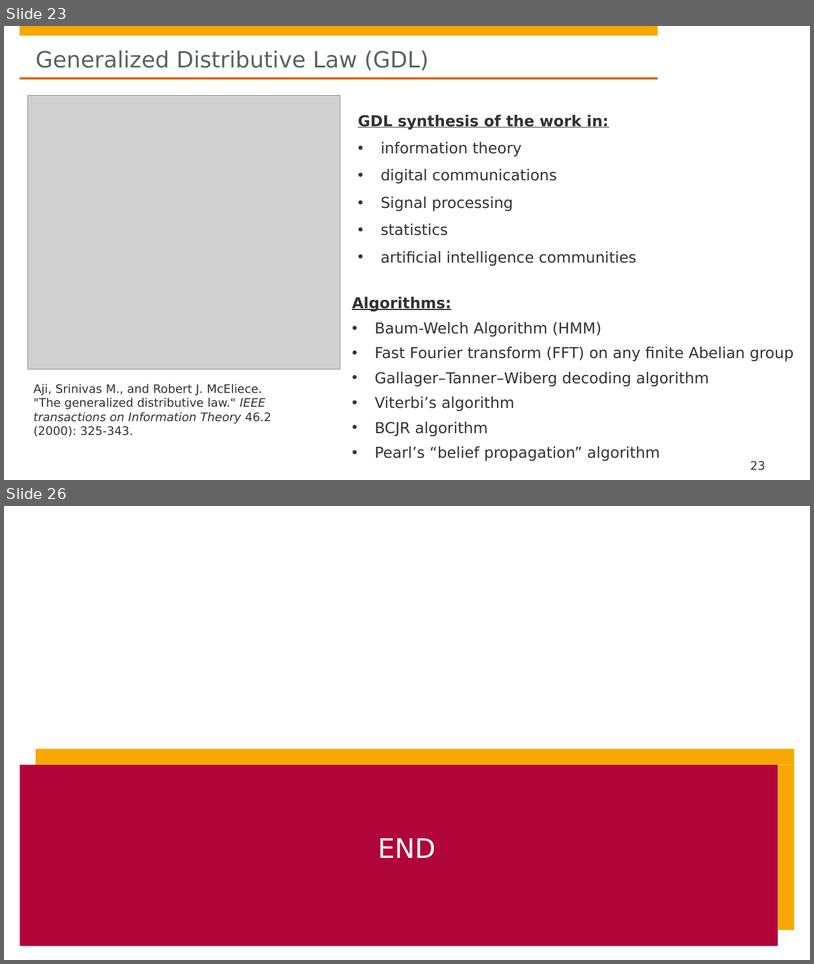
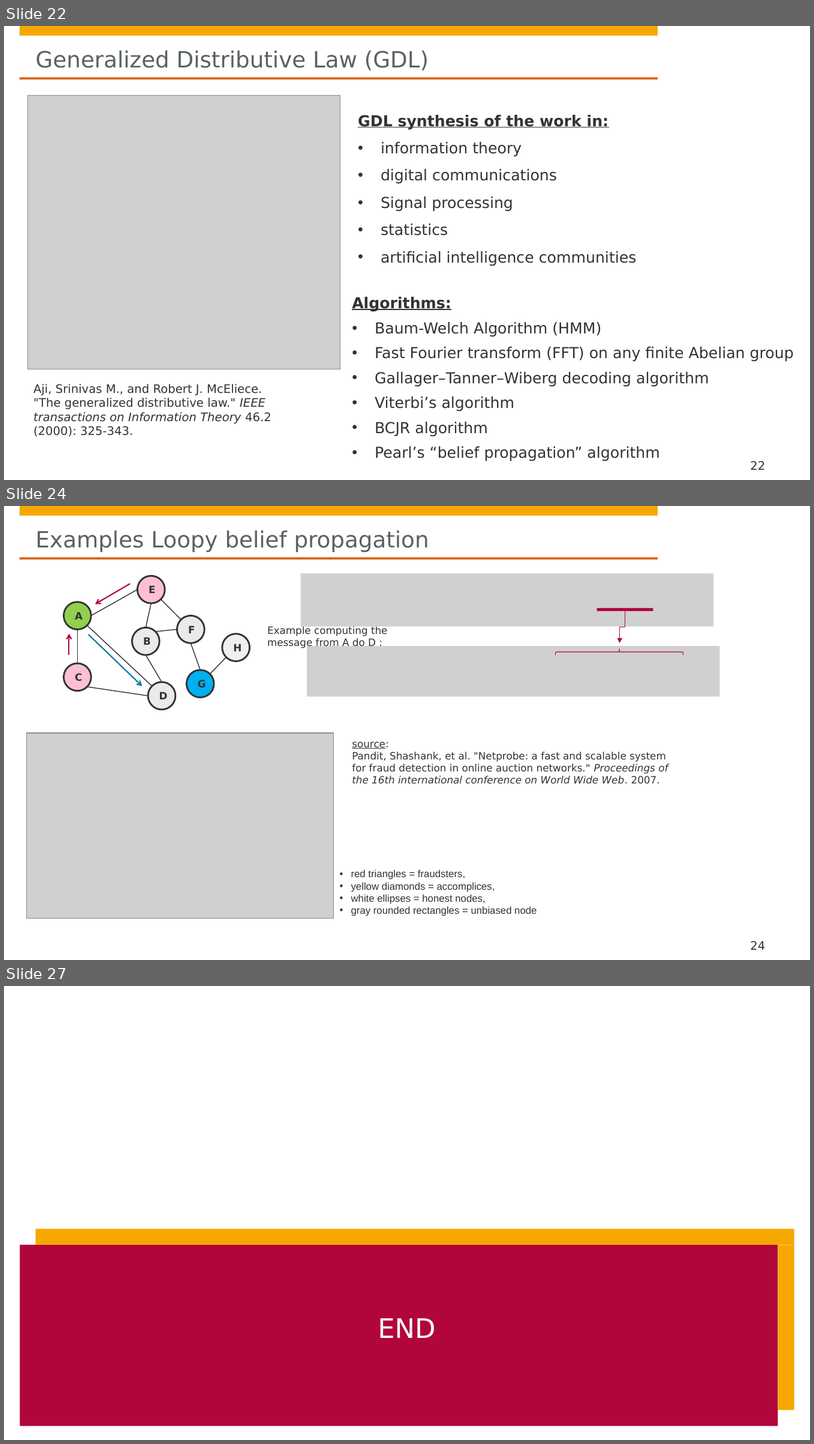
Before and after one commit to hpi-sam/GNN-Course-2020, a slide deck: 4. Messaging Passing for Node Classification.pptx. Shown one above the other, each under a label of ours: slides 23 and 26 before the commit, slides 22, 24 and 27 after it; the slides between them are not shown. The pictures are 814x964 and 814x1444 pixels, drawn with LibreOffice and Linux fonts; fonts in the diff are those of the drawing; grey boxes stand for pictures; background and template pictures are left out. Boxes give left, top, right and bottom in pixels: in the first picture for what was removed or moved away, otherwise in the second. Text is boxed around its words. In the diff, an @@ line names an element or a change of style, - is before the commit and + after.

Commit message:
Added futher explanation on loopy belief propagation

```diff
--- a/4. Messaging Passing for Node Classification.pptx
+++ b/4. Messaging Passing for Node Classification.pptx
@@ slide 24 added at (x1=4, y1=506, x2=810, y2=960), background #FFFFFF; not listed: 4 template elements that a slide beside it also shows @@
@@ title added at (x1=36, y1=530, x2=429, y2=552), 26.7 pt, text #5A6166 @@
+Examples Loopy belief propagation
@@ picture added at (x1=301, y1=574, x2=714, y2=627) @@
@@ line added from (91, 615) to (138, 589), #323232 1 pt @@
@@ arrow added from (131, 583) to (95, 604), #B1063A 1.5 pt @@
@@ rectangle added at (x1=597, y1=607, x2=654, y2=610), fill #B1063A @@
@@ elbow arrow added from (625, 610) to (620, 643), #B1063A 0.75 pt @@
@@ group added at (x1=64, y1=576, x2=204, y2=709): 6 ellipses, 6 lines @@
+A
+C
+B
+D
+E
+F
@@ text added at (x1=267, y1=625, x2=388, y2=649), 12 pt, text #323232 @@
+Example computing the message from A do D :
@@ arrow added from (69, 655) to (69, 634), #B1063A 1.5 pt @@
@@ arrow added from (89, 634) to (142, 685), #007A9E 1.5 pt @@
@@ line added from (191, 643) to (201, 670), #323232 1 pt @@
@@ ellipse added at (x1=222, y1=634, x2=249, y2=661), fill #F0F0F0, outline #323232 2 pt, 12 pt, text #323232, bold @@
+H
@@ picture added at (x1=307, y1=646, x2=720, y2=697) @@
@@ right brace added at (x1=556, y1=648, x2=684, y2=655), outline #B1063A 0.75 pt @@
@@ line added from (162, 682) to (146, 655), #323232 1 pt @@
@@ line added from (210, 674) to (227, 657), #323232 1 pt @@
@@ ellipse added at (x1=186, y1=670, x2=214, y2=697), fill #00B0F0, outline #323232 2 pt, 12 pt, text #323232, bold @@
+G
@@ picture added at (x1=26, y1=733, x2=335, y2=918) @@
@@ text added at (x1=352, y1=741, x2=668, y2=784), 12 pt, text #323232 @@
+source:
+Pandit, Shashank, et al. "Netprobe: a fast and scalable system for fraud detection in online auction networks." Proceedings of the 16th international conference on World Wide Web. 2007.
@@ text added at (x1=351, y1=870, x2=537, y2=916), 12 pt, text #323232 @@
+• red triangles = fraudsters,
+• yellow diamonds = accomplices,
+• white ellipses = honest nodes,
+• gray rounded rectangles = unbiased node
@@ page number added at (x1=750, y1=940, x2=765, y2=949), 14 pt, text #323232 @@
+24
@@ what was slide 23 is now slide 22 @@
@@ page number at (x1=750, y1=460, x2=765, y2=469): text changed @@
-23
+22
@@ what was slide 26 is now slide 27 @@
```
Also in this commit, not shown: 5 slides changed, 2 other slides added, 2 slides removed.
